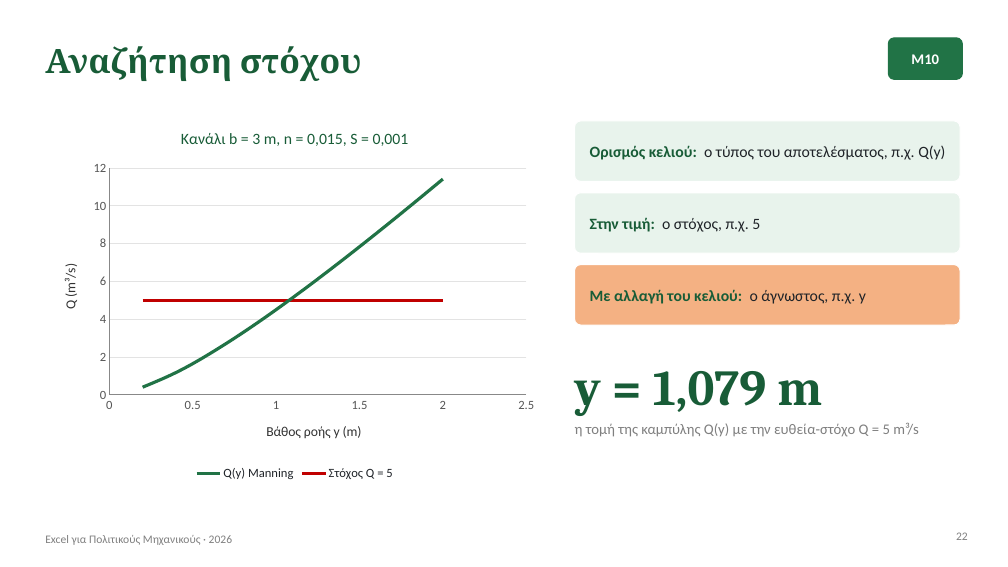
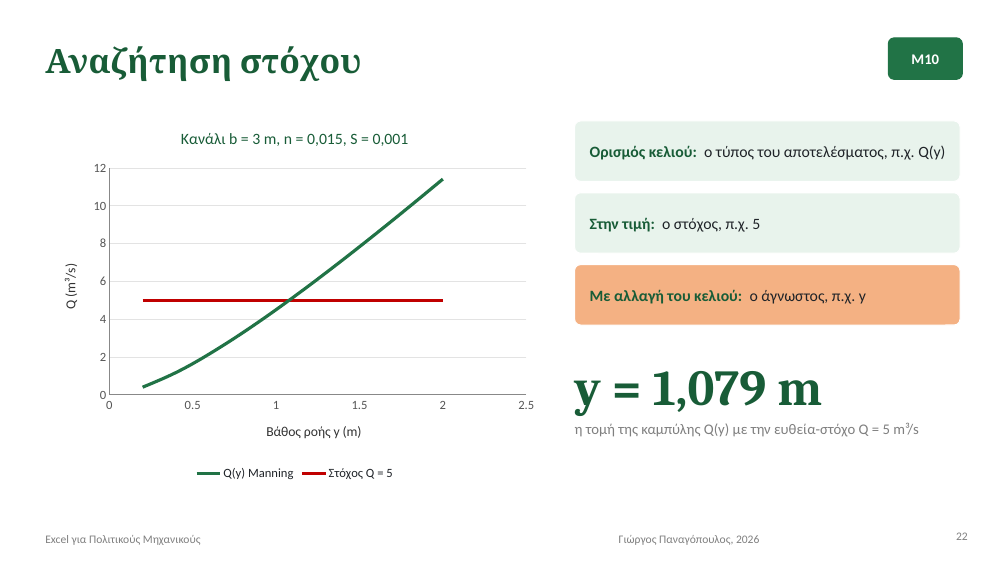
Before and after one commit to panagop/excel-basics, a slide deck: slide 22 of presentation/excel-civil-engineers.pptx. Drawn at 1008x567 pixels with LibreOffice and Linux fonts; fonts in the diff are those of the drawing; background and template pictures are left out. Boxes give left, top, right and bottom in pixels: in the first picture for what was removed or moved away, otherwise in the second. Text is boxed around its words. In the diff, an @@ line names an element or a change of style, - is before the commit and + after.

```diff
--- a/presentation/excel-civil-engineers.pptx
+++ b/presentation/excel-civil-engineers.pptx
@@ text at <box>45,535,201,545</box>: text changed @@
-Excel για Πολιτικούς Μηχανικούς · 2026
+Excel για Πολιτικούς Μηχανικούς
@@ text added at <box>619,535,759,545</box>, 11 pt, text #7F7F7F @@
+Γιώργος Παναγόπουλος, 2026
```
Also in this commit, not shown: 23 other slides changed, 2 other files.
